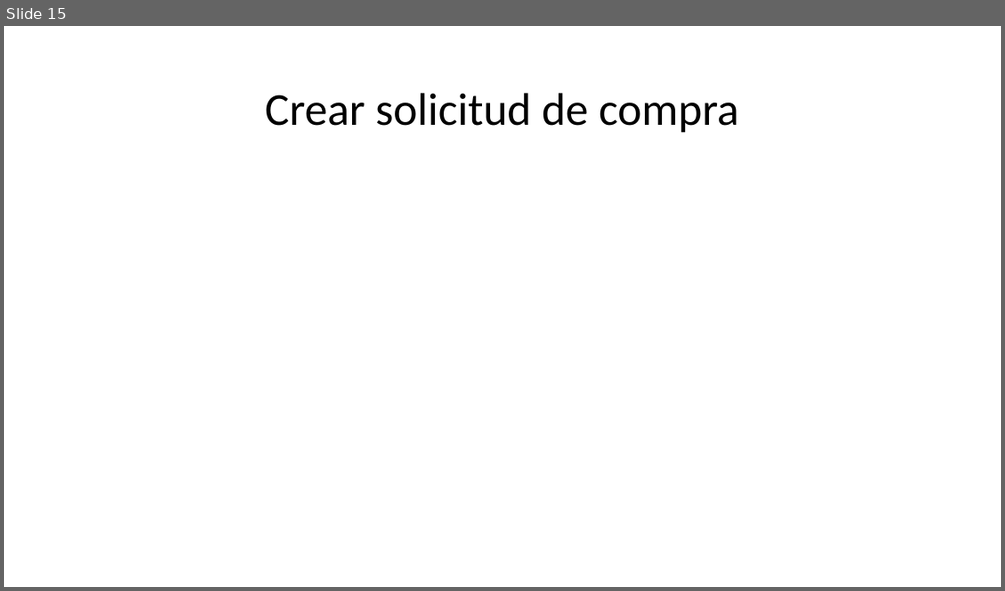
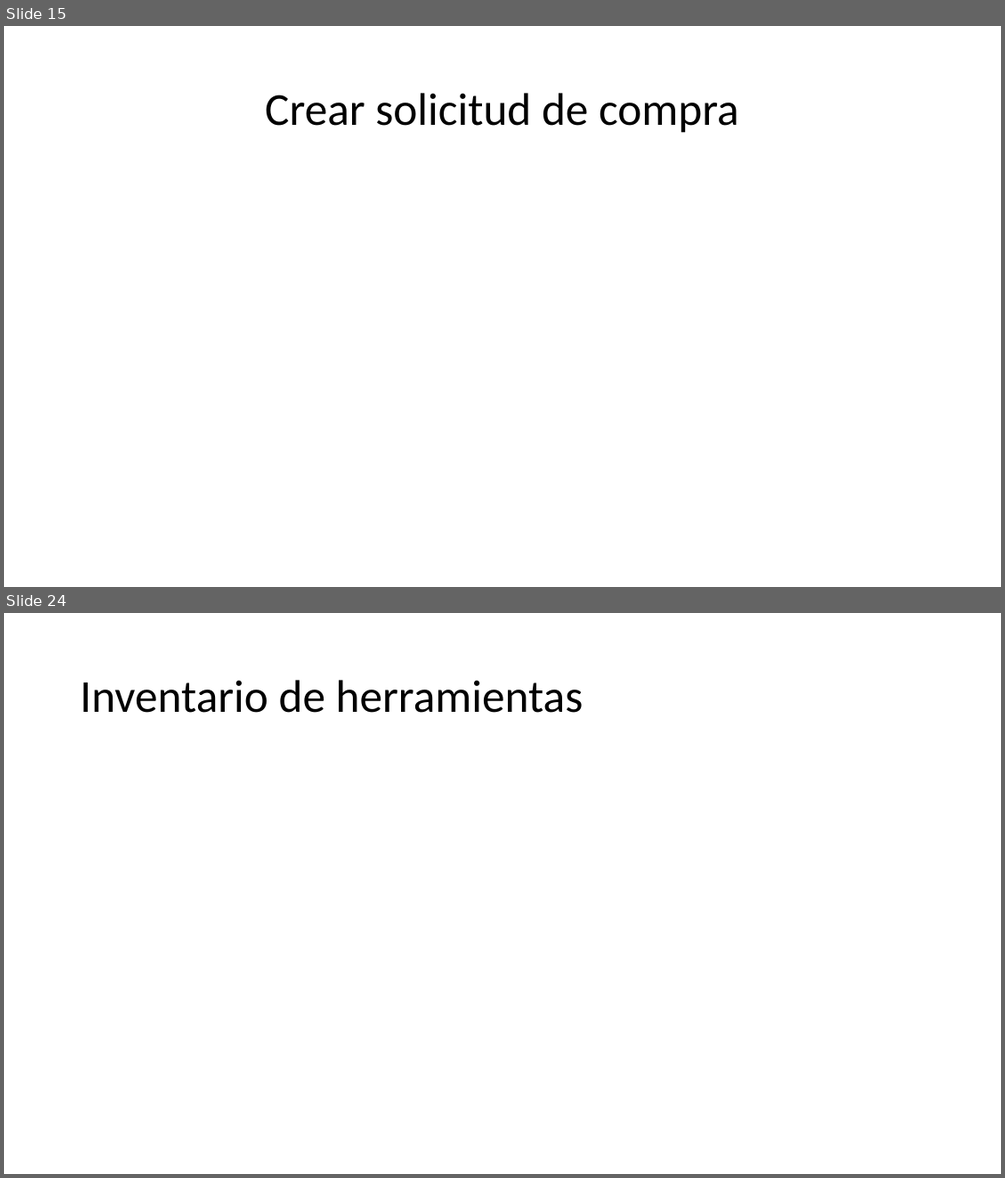
Before and after one commit to aodvmake/practica, a slide deck: wireframe.pptx. Shown one above the other, each under a label of ours: slide 15 before the commit, slides 15 and 24 after it; the slides between them are not shown. The pictures are 1005x591 and 1005x1178 pixels, drawn with LibreOffice and Linux fonts; fonts in the diff are those of the drawing. Boxes give left, top, right and bottom in pixels: in the first picture for what was removed or moved away, otherwise in the second. Text is boxed around its words. In the diff, an @@ line names an element or a change of style, - is before the commit and + after.

```diff
--- a/wireframe.pptx
+++ b/wireframe.pptx
@@ slide 24 added at [4,613,1001,1174], background #FFFFFF @@
@@ title added at [80,680,583,713], 44 pt, text #000000 @@
+Inventario de herramientas
```
Also in this commit, not shown: 2 slides changed, 15 other slides added.
